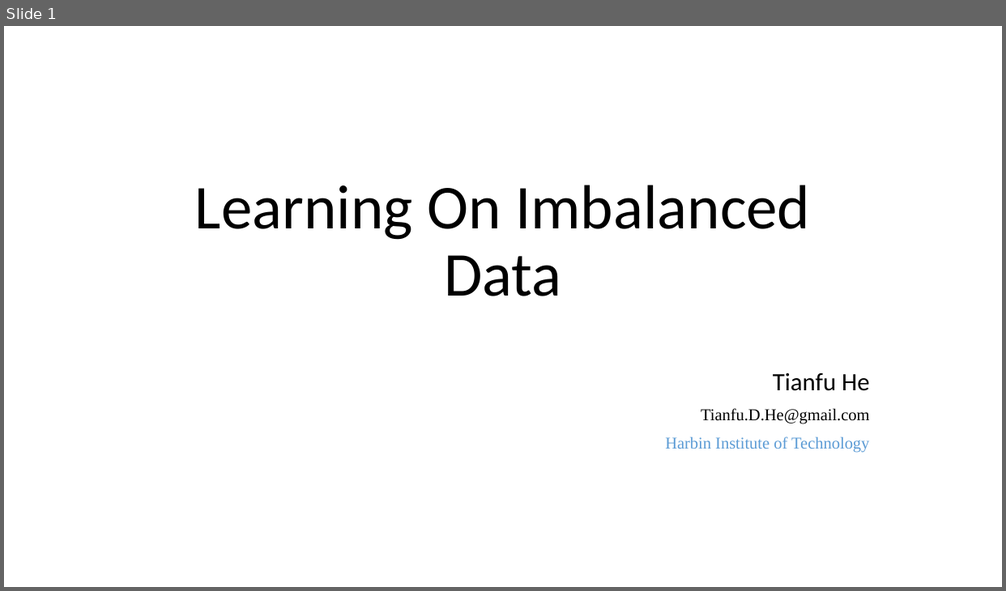
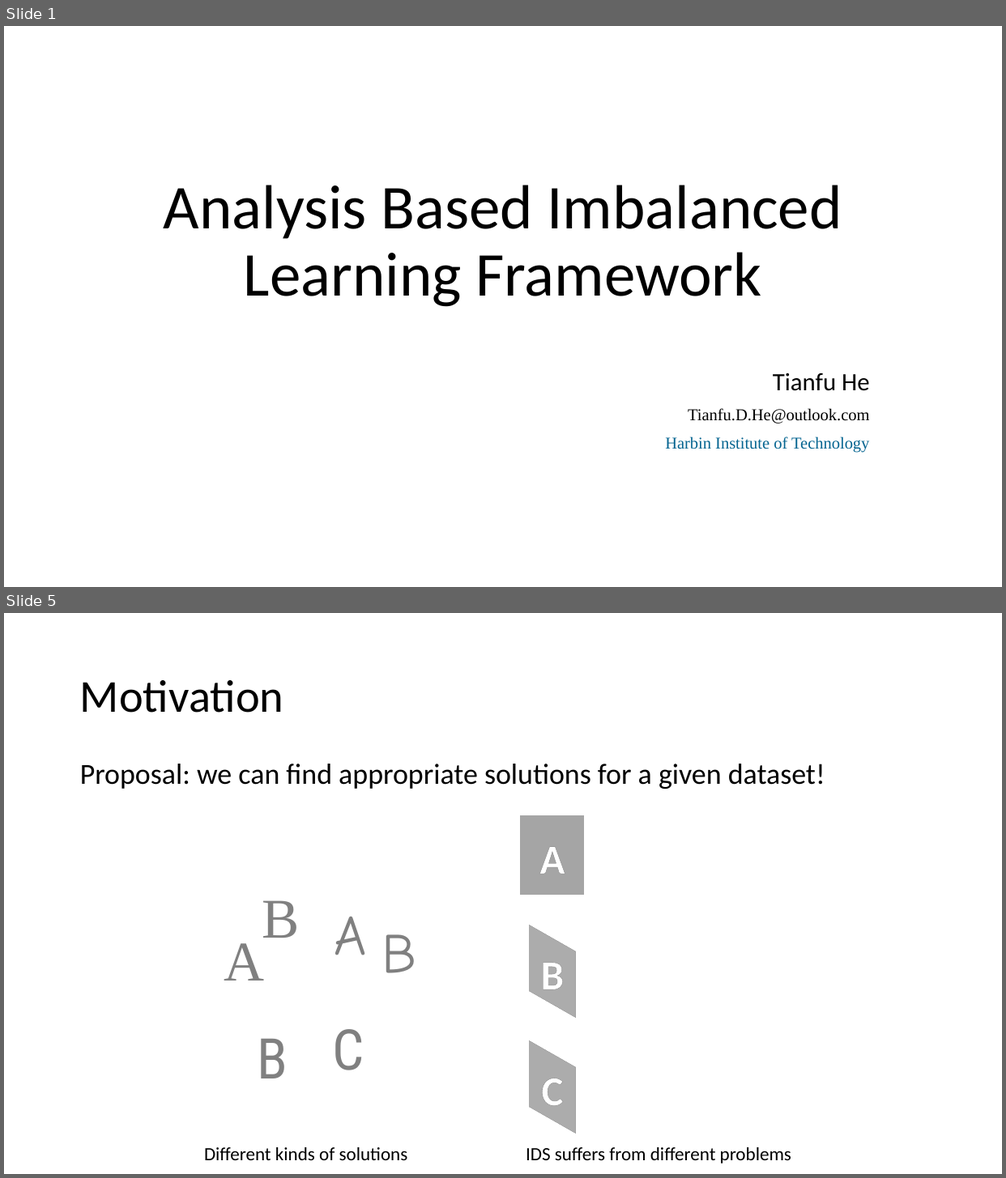
Before and after one commit to RKDSOne/ids, a slide deck: slides&notes/Learning on imbalanced data.pptx. Shown one above the other, each under a label of ours: slide 1 before the commit, slides 1 and 5 after it; the slides between them are not shown. The pictures are 1006x591 and 1006x1178 pixels, drawn with LibreOffice and Linux fonts; fonts in the diff are those of the drawing. Boxes give left, top, right and bottom in pixels: in the first picture for what was removed or moved away, otherwise in the second. Text is boxed around its words. In the diff, an @@ line names an element or a change of style, - is before the commit and + after.

```diff
--- a/slides&notes/Learning on imbalanced data.pptx
+++ b/slides&notes/Learning on imbalanced data.pptx
@@ slide 5 added at [4, 613, 1002, 1174], background #FFFFFF @@
@@ text added at [80, 680, 284, 713], 44 pt, text #000000 @@
+Motivation
@@ text added at [80, 764, 825, 789], 28 pt, text #000000 @@
+Proposal: we can find appropriate solutions for a given dataset!
@@ rectangle added at [520, 815, 586, 895], fill #A5A5A5, outline #FFFFFF 1.5 pt @@
@@ text added at [539, 847, 565, 874], 40 pt, text #FFFFFF, bold @@
+A
@@ text added at [262, 901, 300, 938], 54 pt, text #808080 @@
+B
@@ text added at [334, 917, 367, 956], 54 pt, text #808080 @@
+A
@@ text added at [224, 937, 264, 981], 54 pt, text #808080 @@
+A
@@ text added at [382, 935, 417, 973], 54 pt, text #808080 @@
+B
@@ rectangle added at [520, 931, 586, 1012], fill #A5A5A5, outline #FFFFFF 1.5 pt @@
@@ text added at [540, 963, 564, 999], 40 pt, text #FFFFFF, bold @@
+B
@@ text added at [257, 1039, 288, 1079], 54 pt, text #808080 @@
+B
@@ text added at [333, 1029, 364, 1071], 54 pt, text #808080 @@
+C
@@ rectangle added at [520, 1047, 586, 1127], fill #A5A5A5, outline #FFFFFF 1.5 pt @@
@@ text added at [541, 1079, 563, 1115], 40 pt, text #FFFFFF, bold @@
+C
@@ text added at [204, 1148, 408, 1161], 18 pt, text #000000 @@
+Different kinds of solutions
@@ text added at [526, 1148, 791, 1164], 18 pt, text #000000 @@
+IDS suffers from different problems
@@ slide 1 changed as well @@
@@ title at [164, 185, 842, 307]: text changed @@
-Learning On Imbalanced Data
+Analysis Based Imbalanced Learning Framework
@@ subtitle at [688, 408, 869, 424]: text changed @@
-Tianfu.D.He@gmail.com
+Tianfu.D.He@outlook.com
@@ subtitle at [665, 437, 869, 453]: text colour #5B9BD5 to #046490 in "Harbin Institute of Technology" @@
```
Also in this commit, not shown: 1 other slide changed, 16 other slides added, 1 slide removed, 4 other files.
